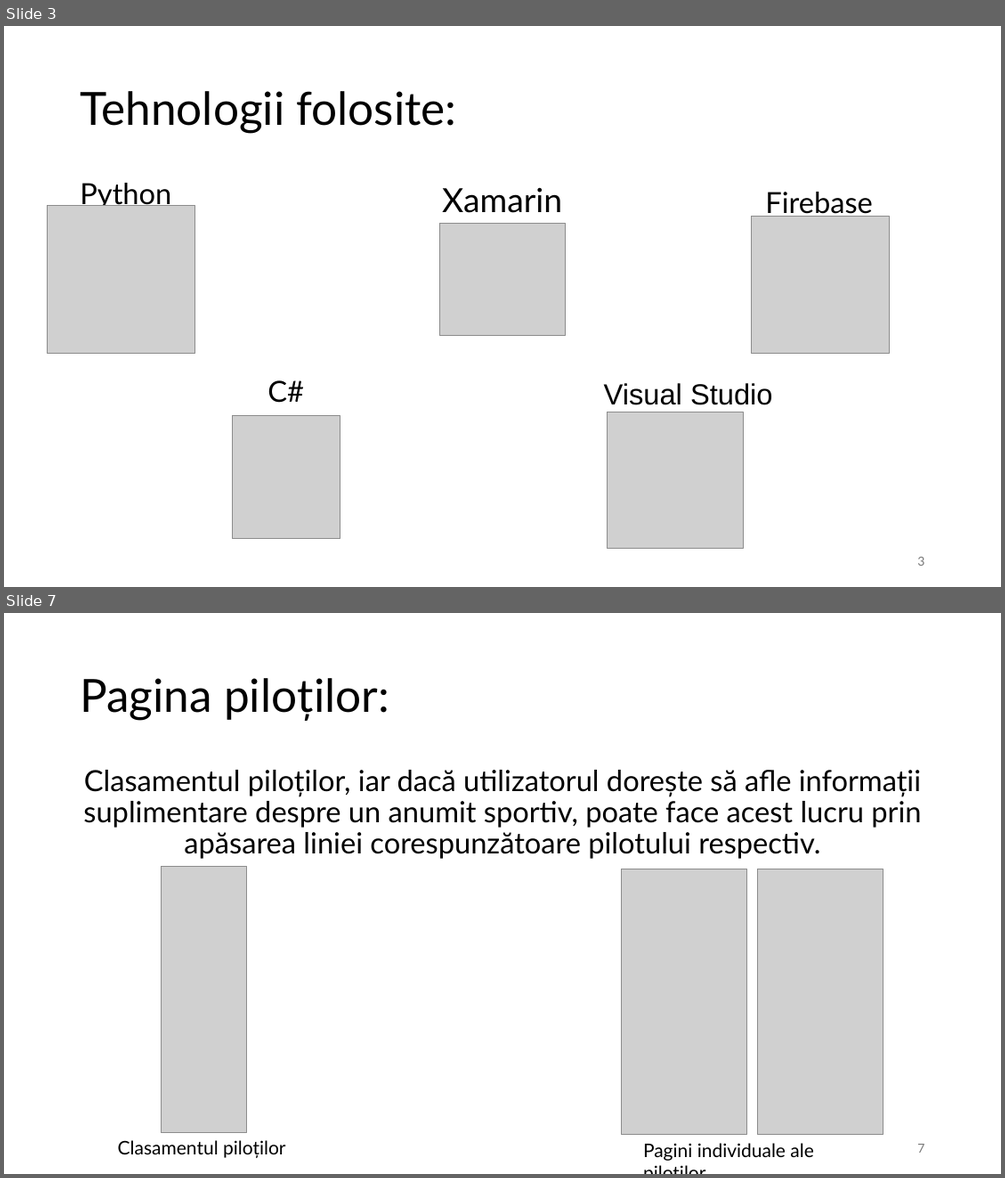
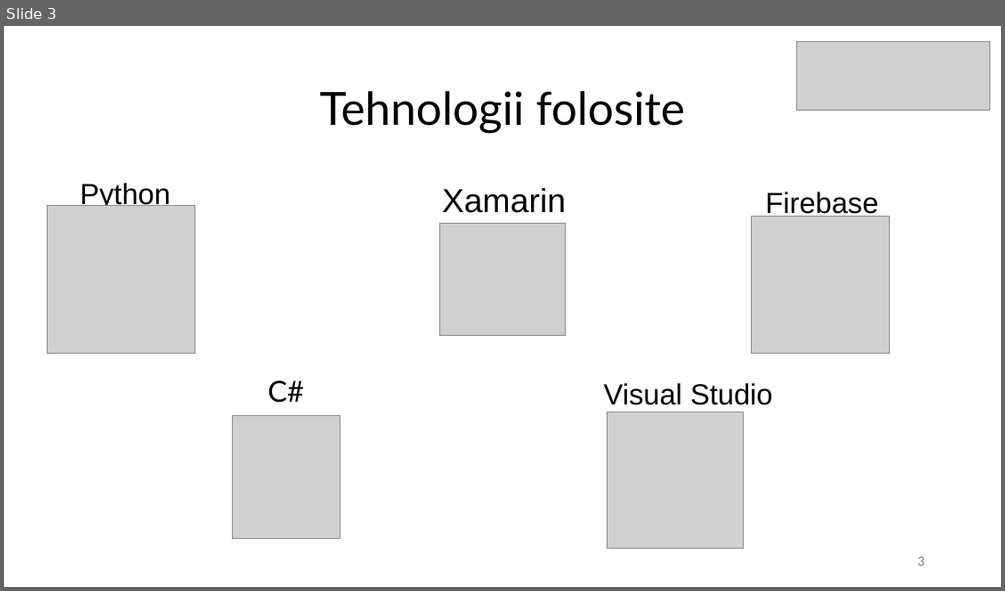
Before and after one commit to Patey0911/Licenta, a slide deck: Mihaly_Bogdan-Matei.pptx. Shown one above the other, each under a label of ours: slides 3 and 7 before the commit, slide 3 after it; the slides between them are not shown. The pictures are 1005x1178 and 1005x591 pixels, drawn with LibreOffice and Linux fonts; fonts in the diff are those of the drawing; grey boxes stand for pictures. Boxes give left, top, right and bottom in pixels: in the first picture for what was removed or moved away, otherwise in the second. Text is boxed around its words. In the diff, an @@ line names an element or a change of style, - is before the commit and + after.

```diff
--- a/Mihaly_Bogdan-Matei.pptx
+++ b/Mihaly_Bogdan-Matei.pptx
@@ slide 7 removed at (4,613,1001,1174), background #FFFFFF @@
@@ title removed at (80,678,389,720) @@
-Pagina piloților:
@@ text removed at (83,770,921,859) @@
-Clasamentul piloților, iar dacă utilizatorul dorește să afle informații suplimentare despre un anumit sportiv, poate face acest lucru prin apăsarea liniei corespunzătoare pilotului respectiv.
@@ picture removed at (161,866,246,1133) @@
@@ picture removed at (622,868,747,1135) @@
@@ picture removed at (758,868,883,1135) @@
@@ text removed at (118,1140,285,1158) @@
-Clasamentul piloților
@@ text removed at (643,1143,813,1160) @@
-Pagini individuale ale piloților
@@ page number removed at (917,1143,924,1152) @@
-7
@@ slide 3 changed as well @@
@@ picture added at (797,42,990,110) @@
@@ title at (320,91,685,133): text changed @@
-Tehnologii folosite:
+Tehnologii folosite
@@ font Lato to Arial in 3 elements at (80,183,170,209), (442,188,566,213), (765,192,878,218) @@
```
Also in this commit, not shown: 3 other slides changed, 5 slides added, 11 other slides removed, 7 other files.
